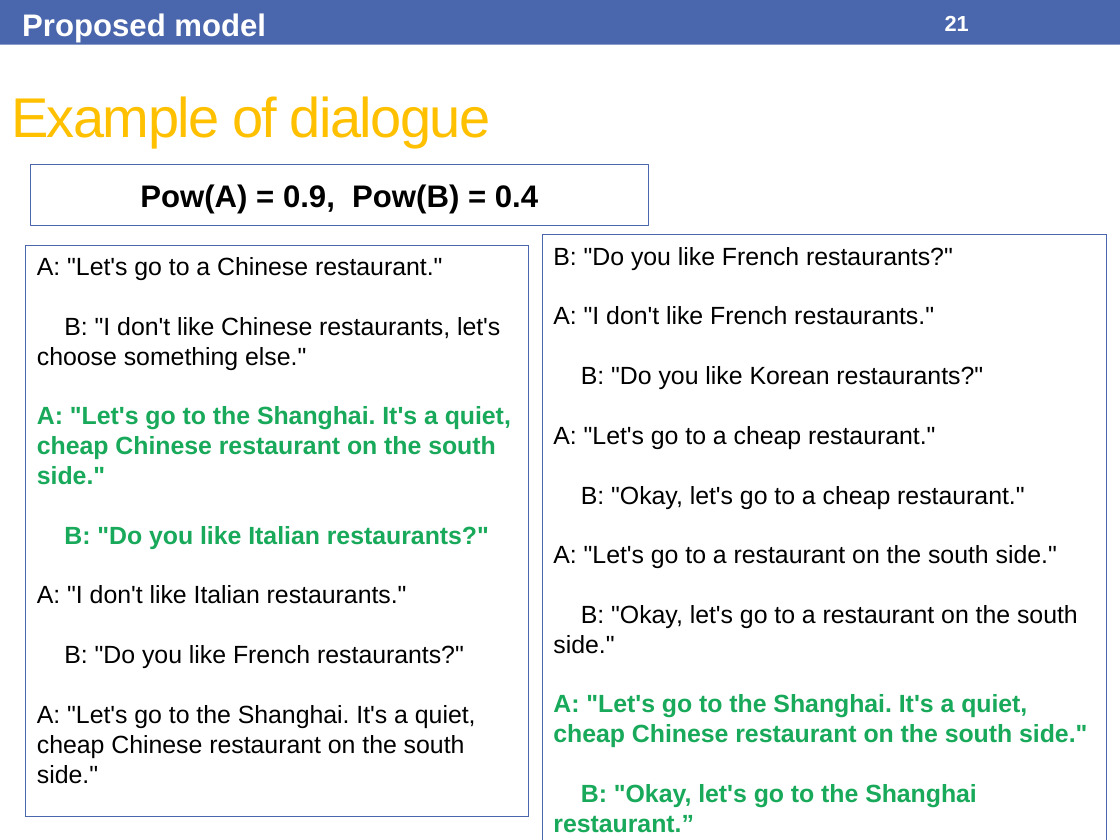
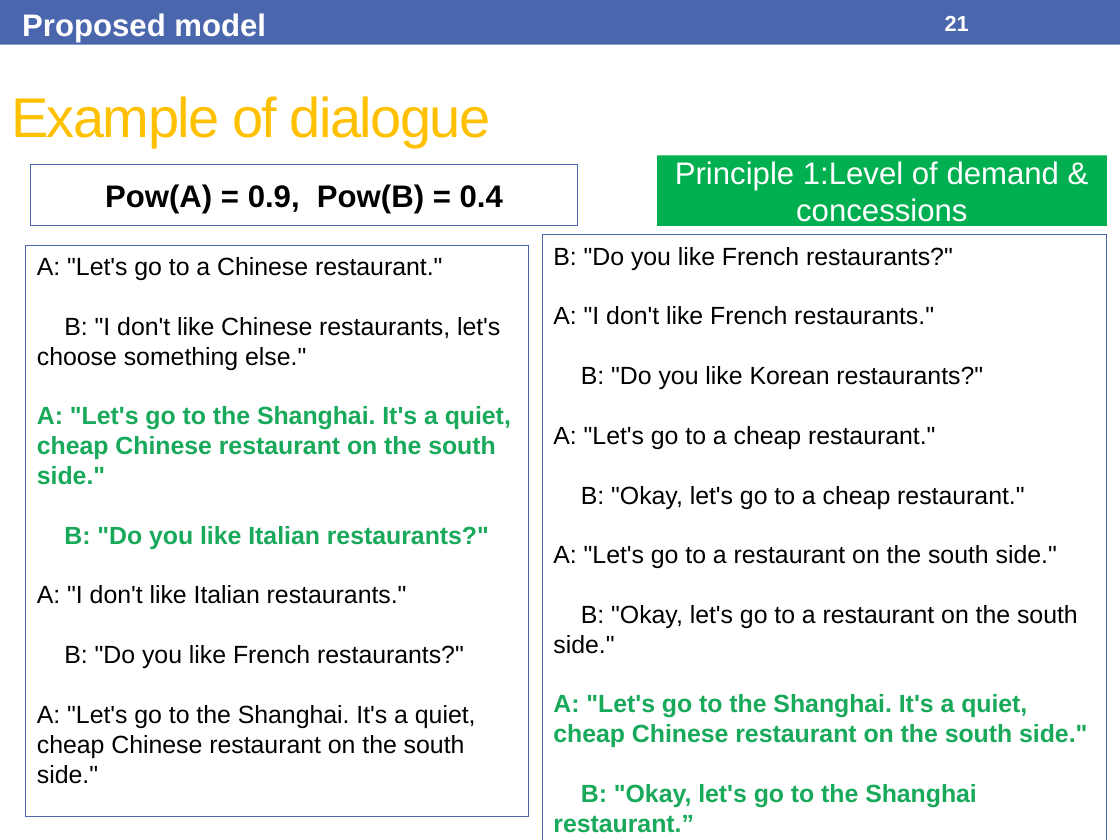
Before and after one commit to Olydia/Discolog, a slide deck: slide 21 of papers/Presentations/IVA17/IVA17.pptx. Drawn at 1120x840 pixels with LibreOffice and Linux fonts; fonts in the diff are those of the drawing. Boxes give left, top, right and bottom in pixels: in the first picture for what was removed or moved away, otherwise in the second. Text is boxed around its words. In the diff, an @@ line names an element or a change of style, - is before the commit and + after.

```diff
--- a/papers/Presentations/IVA17/IVA17.pptx
+++ b/papers/Presentations/IVA17/IVA17.pptx
@@ rectangle "Pow(A) = 0.9, Pow(B) = ...": place and size @@
-rectangle "Pow(A) = 0.9, Pow(B) = ..." at (31,165,648,226)
+rectangle "Pow(A) = 0.9, Pow(B) = ..." at (31,165,578,226)
@@ rectangle added at (657,156,1108,226), fill #00B050, 20 pt, text #FFFFFF @@
+Principle 1:Level of demand & concessions
```
Also in this commit, not shown: 8 other slides changed, 1 slide added, 1 other file.
